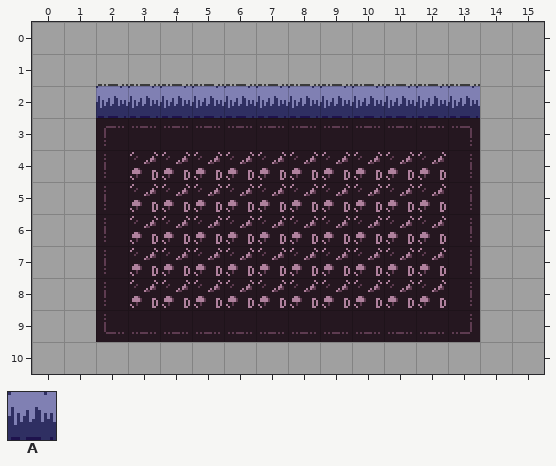
Level history. Tiled map: art/rooms/CaveTest_Standard.tmx. The picture above was drawn from the file before the commit.
Cells are 16x16 px. Shown: x 0..15, y 0..10.
Key: from "Attributes": A 1.
_ is an empty cell.
Layers that did not change in this view are not listed.
Layer "Attributes" before, first column x 0:
 0 ________________
 1 ________________
 2 __AAAAAAAAAAAA__
 3 ________________
 4 ________________
 5 ________________
 6 ________________
 7 ________________
 8 ________________
 9 ________________
10 ________________
New version:
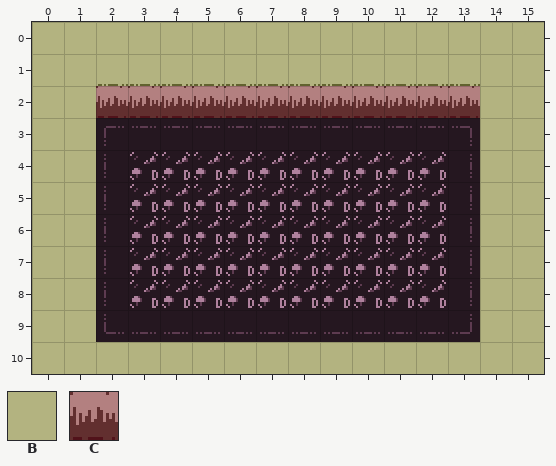
Further tiles: from "Attributes": B 2, C 3.
See-through tiles are keyed as they look on the map.
Change:
Changed rows in their new state; . is an unchanged cell.
Layer "Attributes":
first column x 0:
 0 BBBBBBBBBBBBBBBB
 1 BBBBBBBBBBBBBBBB
 2 BBCCCCCCCCCCCCBB
 3 BB............BB
 4 BB............BB
 5 BB............BB
 6 BB............BB
 7 BB............BB
 8 BB............BB
 9 BB............BB
10 BBBBBBBBBBBBBBBB
Boxes around the changes in both pictures, in picture pixels (x1, y1, x2, y2):
changed: (32, 22, 544, 374)
